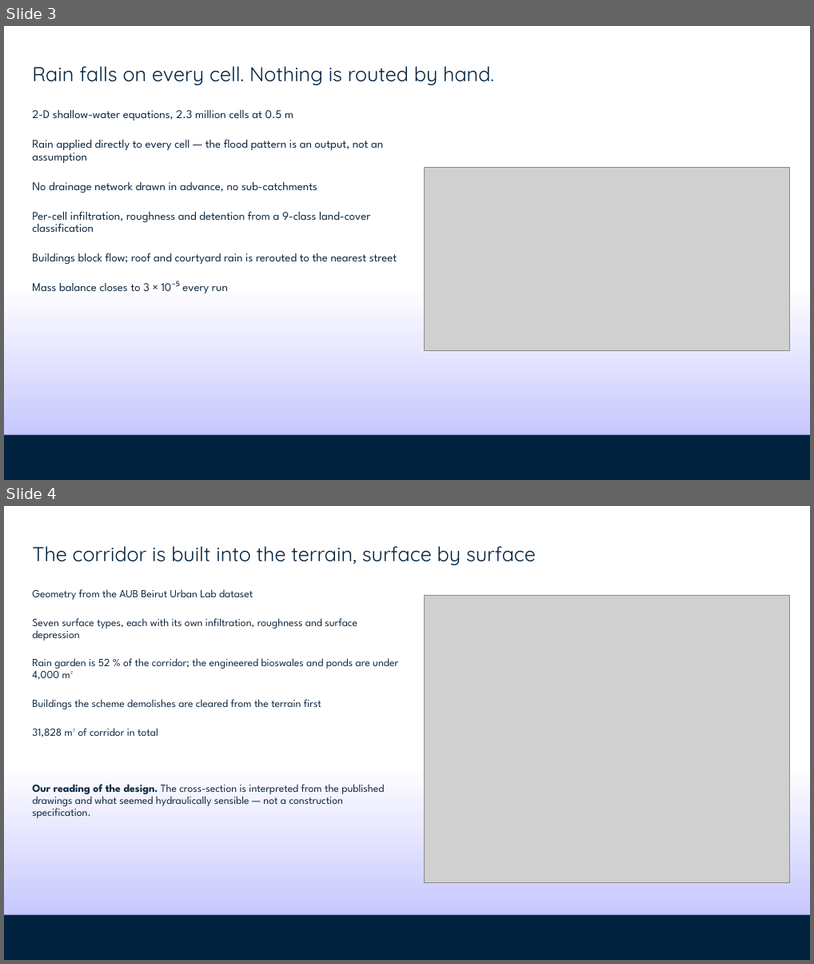
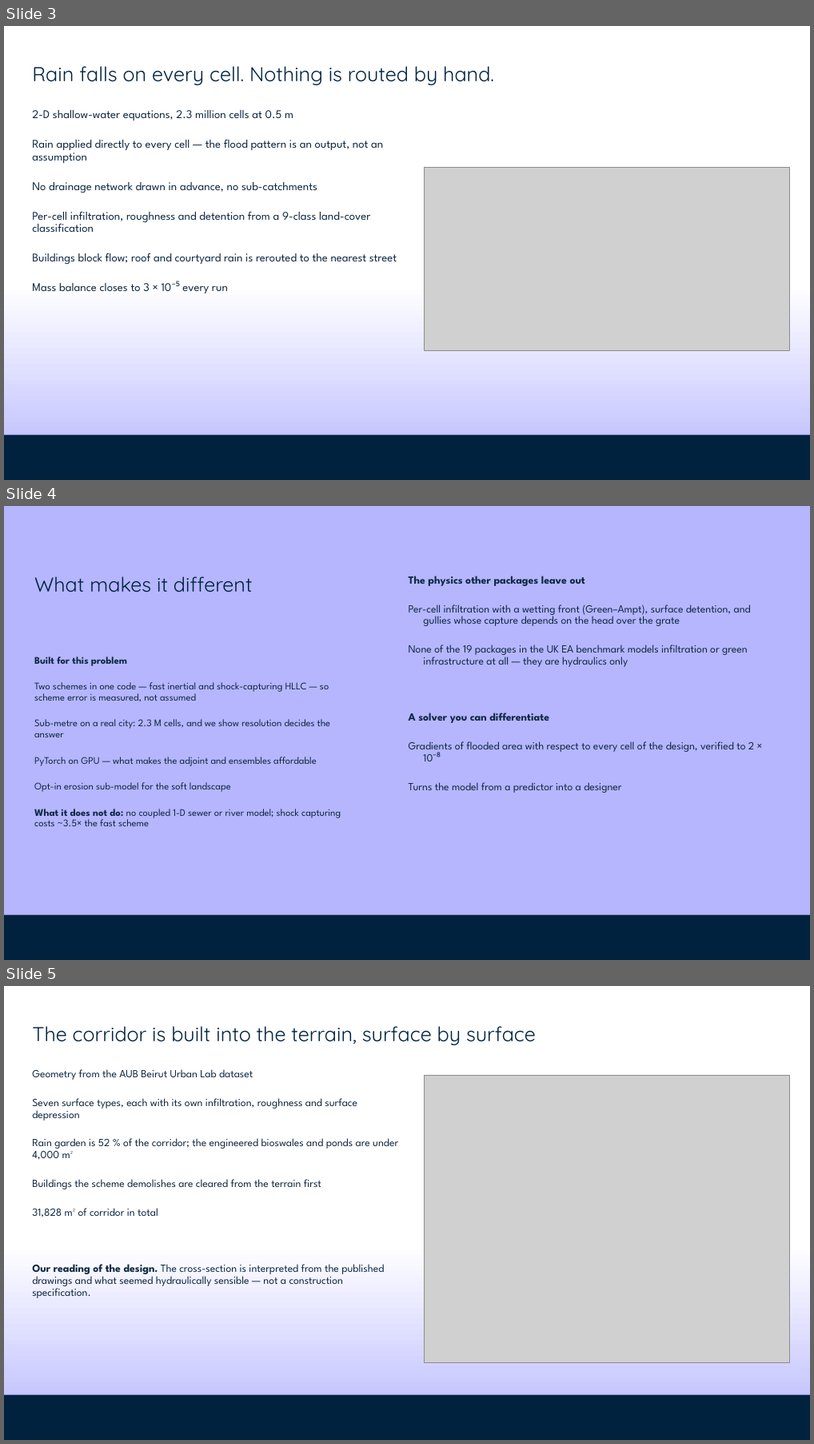
Before and after one commit to stathis-liap/Beirut_Project, a slide deck: output/presentation/almasar_slides.pptx. Shown one above the other, each under a label of ours: slides 3 and 4 before the commit, slides 3, 4 and 5 after it. The pictures are 814x964 and 814x1444 pixels, drawn with LibreOffice and Linux fonts; fonts in the diff are those of the drawing; grey boxes stand for pictures; background and template pictures are left out. Boxes give left, top, right and bottom in pixels: in the first picture for what was removed or moved away, otherwise in the second. Text is boxed around its words. In the diff, an @@ line names an element or a change of style, - is before the commit and + after.

```diff
--- a/output/presentation/almasar_slides.pptx
+++ b/output/presentation/almasar_slides.pptx
@@ slide 4 added at [4, 506, 810, 960], background gradient #FFFFFF to #B6B6FF; not listed: 1 template element that a slide beside it also shows @@
@@ rectangle added at [4, 506, 810, 914], fill #B6B6FF, outline #B6B6FF 1.5 pt @@
@@ title added at [34, 576, 253, 592], 24 pt, text #00223F @@
+What makes it different
@@ text added at [409, 576, 754, 792], 13 pt, text #0E2841 @@
+The physics other packages leave out
+Per-cell infiltration with a wetting front (Green–Ampt), surface detention, and gullies whose capture depends on the head over the grate
+None of the 19 packages in the UK EA benchmark models infiltration or green infrastructure at all — they are hydraulics only
+A solver you can differentiate
+Gradients of flooded area with respect to every cell of the design, verified to 2 × 10⁻⁸
+Turns the model from a predictor into a designer
@@ text added at [34, 656, 341, 826], 12 pt, text #0E2841 @@
+Built for this problem
+Two schemes in one code — fast inertial and shock-capturing HLLC — so scheme error is measured, not assumed
+Sub-metre on a real city: 2.3 M cells, and we show resolution decides the answer
+PyTorch on GPU — what makes the adjoint and ensembles affordable
+Opt-in erosion sub-model for the soft landscape
+What it does not do: no coupled 1-D sewer or river model; shock capturing costs ~3.5× the fast scheme
@@ what was slide 4 is now slide 5 @@
```
Also in this commit, not shown: 47 other files.
